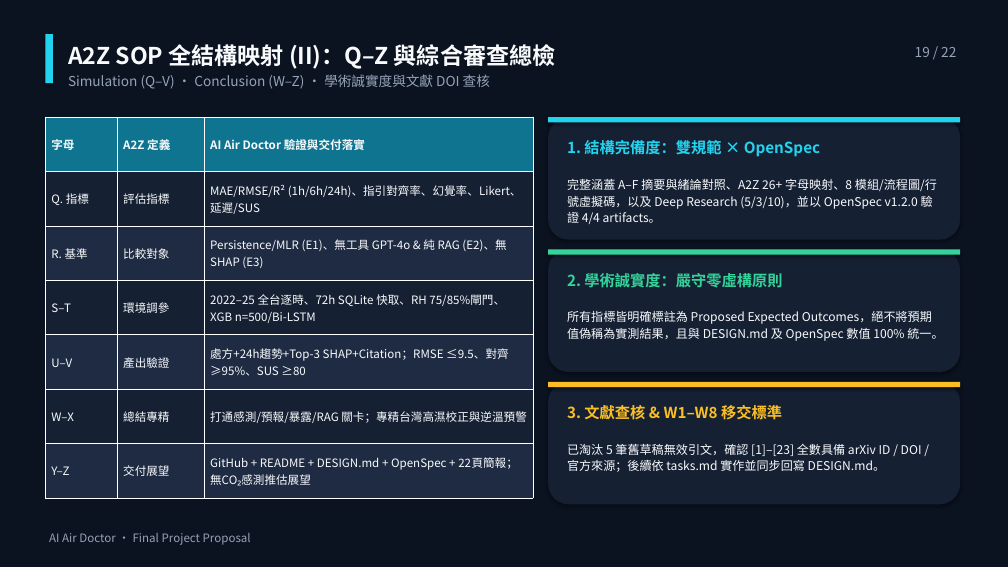
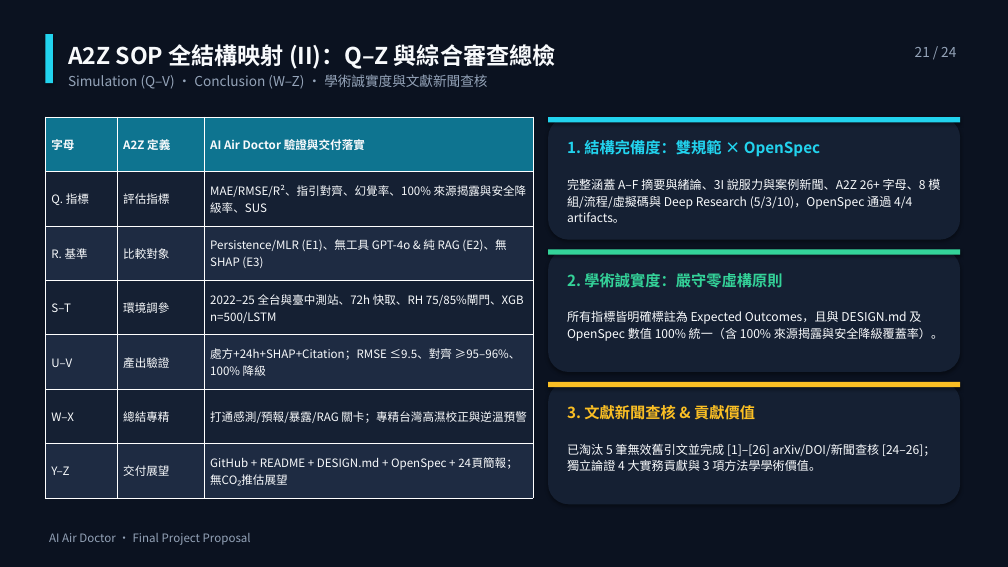
Before and after one commit to ajidohf9/DIC3_Proposal_Refactor_OpenSpec, a slide deck: slide 21 of docs/Proposal_AI_Air_Doctor.pptx (slide 19 before the commit). Drawn at 1008x567 pixels with LibreOffice and Linux fonts; fonts in the diff are those of the drawing. Boxes give left, top, right and bottom in pixels: in the first picture for what was removed or moved away, otherwise in the second. Text is boxed around its words. In the diff, an @@ line names an element or a change of style, - is before the commit and + after.

```diff
--- a/docs/Proposal_AI_Air_Doctor.pptx
+++ b/docs/Proposal_AI_Air_Doctor.pptx
@@ text at box(915, 47, 956, 57): text changed @@
-19 / 22
+21 / 24
@@ text at box(68, 74, 487, 89): text changed @@
-Simulation (Q–V) · Conclusion (W–Z) · 學術誠實度與文獻 DOI 查核
+Simulation (Q–V) · Conclusion (W–Z) · 學術誠實度與文獻新聞查核
@@ table at box(45, 117, 533, 498) @@
-row 2, column 3: MAE/RMSE/R² (1h/6h/24h)、指引對齊率、幻覺率、Likert、延遲/SUS
+row 2, column 3: MAE/RMSE/R²、指引對齊、幻覺率、100% 來源揭露與安全降級率、SUS
-row 4, column 3: 2022–25 全台逐時、72h SQLite 快取、RH 75/85%閘門、XGB n=500/Bi-LSTM
+row 4, column 3: 2022–25 全台與臺中測站、72h 快取、RH 75/85%閘門、XGB n=500/LSTM
-row 5, column 3: 處方+24h趨勢+Top-3 SHAP+Citation；RMSE ≤9.5、對齊 ≥95%、SUS ≥80
+row 5, column 3: 處方+24h+SHAP+Citation；RMSE ≤9.5、對齊 ≥95–96%、100% 降級
-row 7, column 3: GitHub + README + DESIGN.md + OpenSpec + 22頁簡報；無CO₂感測推估展望
+row 7, column 3: GitHub + README + DESIGN.md + OpenSpec + 24頁簡報；無CO₂推估展望
@@ text at box(567, 179, 940, 223): text changed @@
-完整涵蓋 A–F 摘要與緒論對照、A2Z 26+ 字母映射、8 模組/流程圖/行號虛擬碼，以及 Deep Research (5/3/10)，並以 OpenSpec v1.2.0 驗證 4/4 artifacts。
+完整涵蓋 A–F 摘要與緒論、3I 說服力與案例新聞、A2Z 26+ 字母、8 模組/流程/虛擬碼與 Deep Research (5/3/10)，OpenSpec 通過 4/4 artifacts。
@@ text at box(567, 311, 943, 341): text changed @@
-所有指標皆明確標註為 Proposed Expected Outcomes，絕不將預期值偽稱為實測結果，且與 DESIGN.md 及 OpenSpec 數值 100% 統一。
+所有指標皆明確標註為 Expected Outcomes，且與 DESIGN.md 及 OpenSpec 數值 100% 統一（含 100% 來源揭露與安全降級覆蓋率）。
@@ text at box(567, 403, 755, 423): text changed @@
-3. 文獻查核 & W1–W8 移交標準
+3. 文獻新聞查核 & 貢獻價值
@@ text at box(567, 444, 936, 471): text changed @@
-已淘汰 5 筆舊草稿無效引文，確認 [1]–[23] 全數具備 arXiv ID / DOI / 官方來源；後續依 tasks.md 實作並同步回寫 DESIGN.md。
+已淘汰 5 筆無效舊引文並完成 [1]–[26] arXiv/DOI/新聞查核 [24–26]；獨立論證 4 大實務貢獻與 3 項方法學學術價值。
```
Also in this commit, not shown: 20 other slides changed, 2 slides added, 9 other files.
